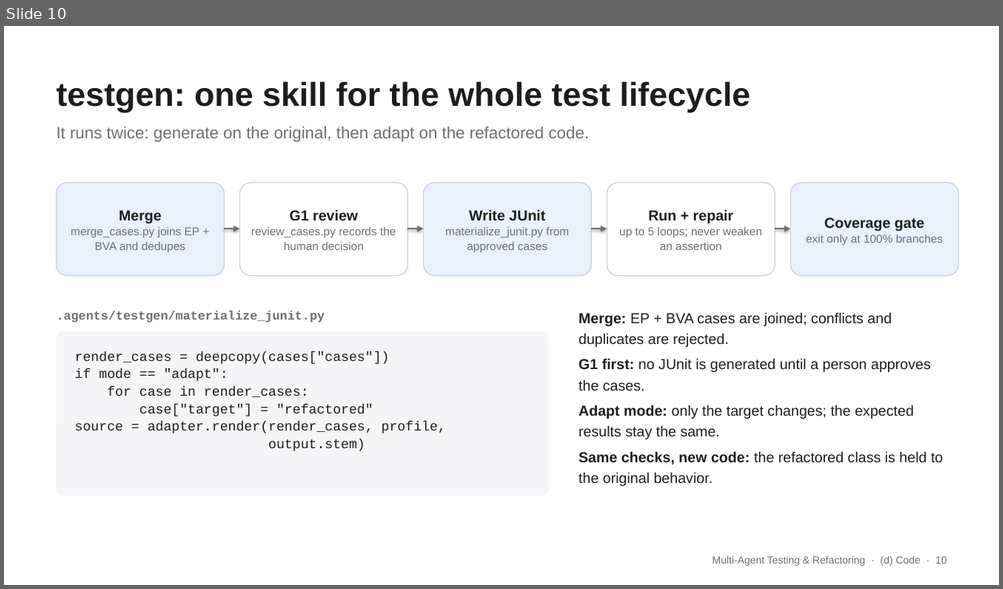
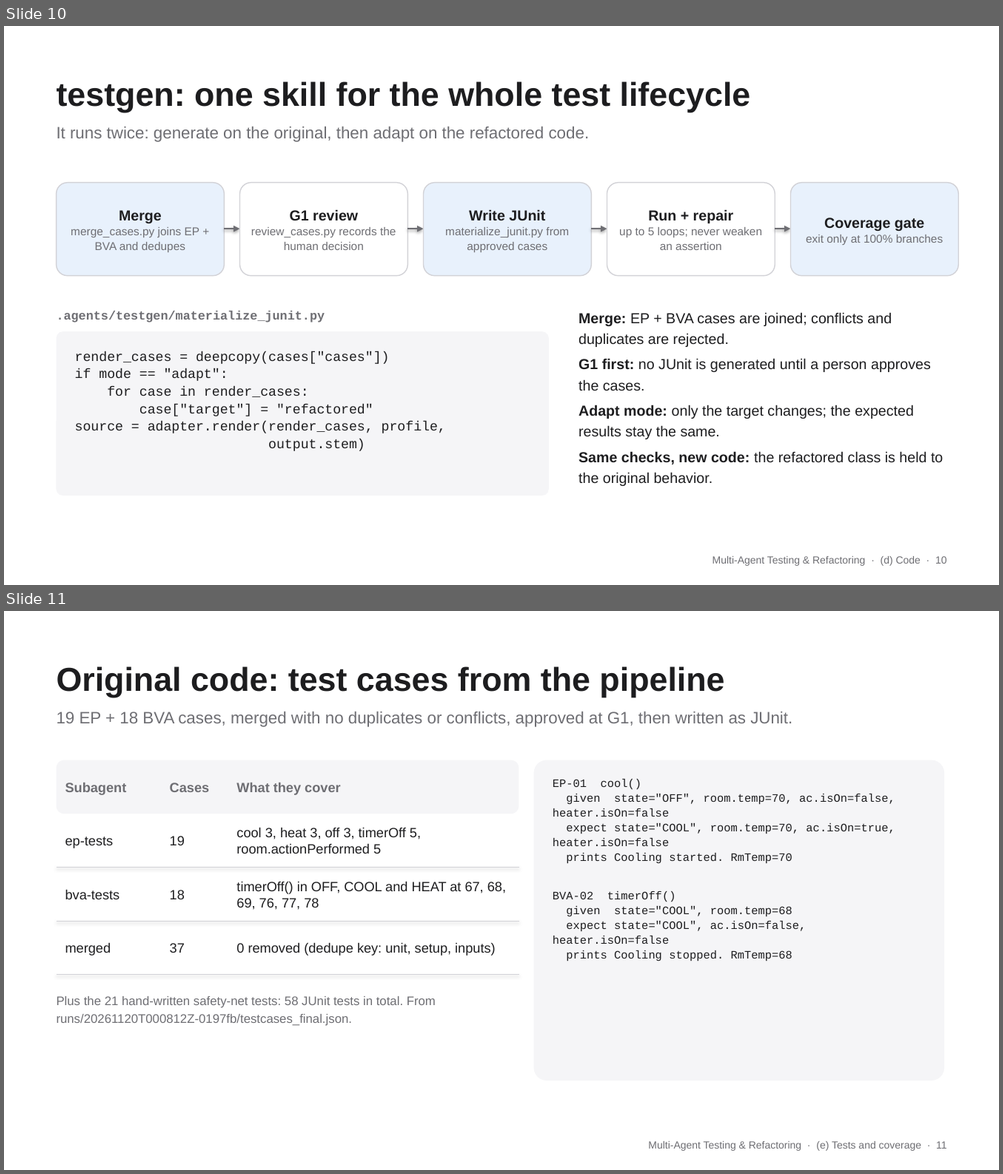
Before and after one commit to JordanTaylorGit/CSE-4392-Multi-Agent-System, a slide deck: slides/team3.pptx. Shown one above the other, each under a label of ours: slide 10 before the commit, slides 10 and 11 after it. The pictures are 1003x589 and 1003x1174 pixels, drawn with LibreOffice and Linux fonts; fonts in the diff are those of the drawing. Boxes give left, top, right and bottom in pixels: in the first picture for what was removed or moved away, otherwise in the second. Text is boxed around its words. In the diff, an @@ line names an element or a change of style, - is before the commit and + after.

```diff
--- a/slides/team3.pptx
+++ b/slides/team3.pptx
@@ slide 11 added at box(4, 611, 999, 1170), background #FFFFFF @@
@@ text added at box(57, 667, 724, 698), 32 pt, text #1D1D1F, bold @@
+Original code: test cases from the pipeline
@@ text added at box(57, 712, 792, 727), 16 pt, text #6E6E73 @@
+19 EP + 18 BVA cases, merged with no duplicates or conflicts, approved at G1, then written as JUnit.
@@ rounded rectangle added at box(57, 760, 519, 814), fill #F5F5F7 @@
@@ rounded rectangle added at box(534, 760, 944, 1081), fill #F5F5F7 @@
@@ text added at box(65, 783, 127, 795), 13 pt, text #6E6E73, bold @@
+Subagent
@@ text added at box(170, 783, 210, 792), 13 pt, text #6E6E73, bold @@
+Cases
@@ text added at box(236, 783, 340, 795), 13 pt, text #6E6E73, bold @@
+What they cover
@@ text added at box(552, 779, 895, 962), 11 pt, text #1D1D1F @@
+EP-01 cool()
+given state="OFF", room.temp=70, ac.isOn=false, heater.isOn=false
+expect state="COOL", room.temp=70, ac.isOn=true, heater.isOn=false
+prints Cooling started. RmTemp=70
+BVA-02 timerOff()
+given state="COOL", room.temp=68
+expect state="COOL", ac.isOn=false, heater.isOn=false
+prints Cooling stopped. RmTemp=68
@@ text added at box(236, 827, 421, 854), 13 pt, text #1D1D1F @@
+cool 3, heat 3, off 3, timerOff 5, room.actionPerformed 5
@@ text added at box(65, 837, 114, 849), 13 pt, text #1D1D1F @@
+ep-tests
@@ text added at box(170, 836, 185, 846), 13 pt, text #1D1D1F @@
+19
@@ line added from (57, 868) to (519, 868), #D2D2D7 0.75 pt @@
@@ text added at box(65, 889, 120, 900), 13 pt, text #1D1D1F @@
+bva-tests
@@ text added at box(170, 890, 185, 900), 13 pt, text #1D1D1F @@
+18
@@ text added at box(236, 881, 506, 910), 13 pt, text #1D1D1F @@
+timerOff() in OFF, COOL and HEAT at 67, 68, 69, 76, 77, 78
@@ line added from (57, 921) to (519, 921), #D2D2D7 0.75 pt @@
@@ text added at box(65, 943, 111, 956), 13 pt, text #1D1D1F @@
+merged
@@ text added at box(170, 943, 185, 953), 13 pt, text #1D1D1F @@
+37
@@ text added at box(236, 943, 495, 956), 13 pt, text #1D1D1F @@
+0 removed (dedupe key: unit, setup, inputs)
@@ line added from (57, 975) to (519, 975), #D2D2D7 0.75 pt @@
@@ text added at box(57, 997, 435, 1026), 12 pt, text #6E6E73 @@
+Plus the 21 hand-written safety-net tests: 58 JUnit tests in total. From runs/20261120T000812Z-0197fb/testcases_final.json.
@@ text added at box(648, 1142, 947, 1151), 10 pt, text #6E6E73 @@
+Multi-Agent Testing & Refactoring · (e) Tests and coverage · 11
```
Also in this commit, not shown: 3 slides changed, 1 slide removed, 1 other file.
